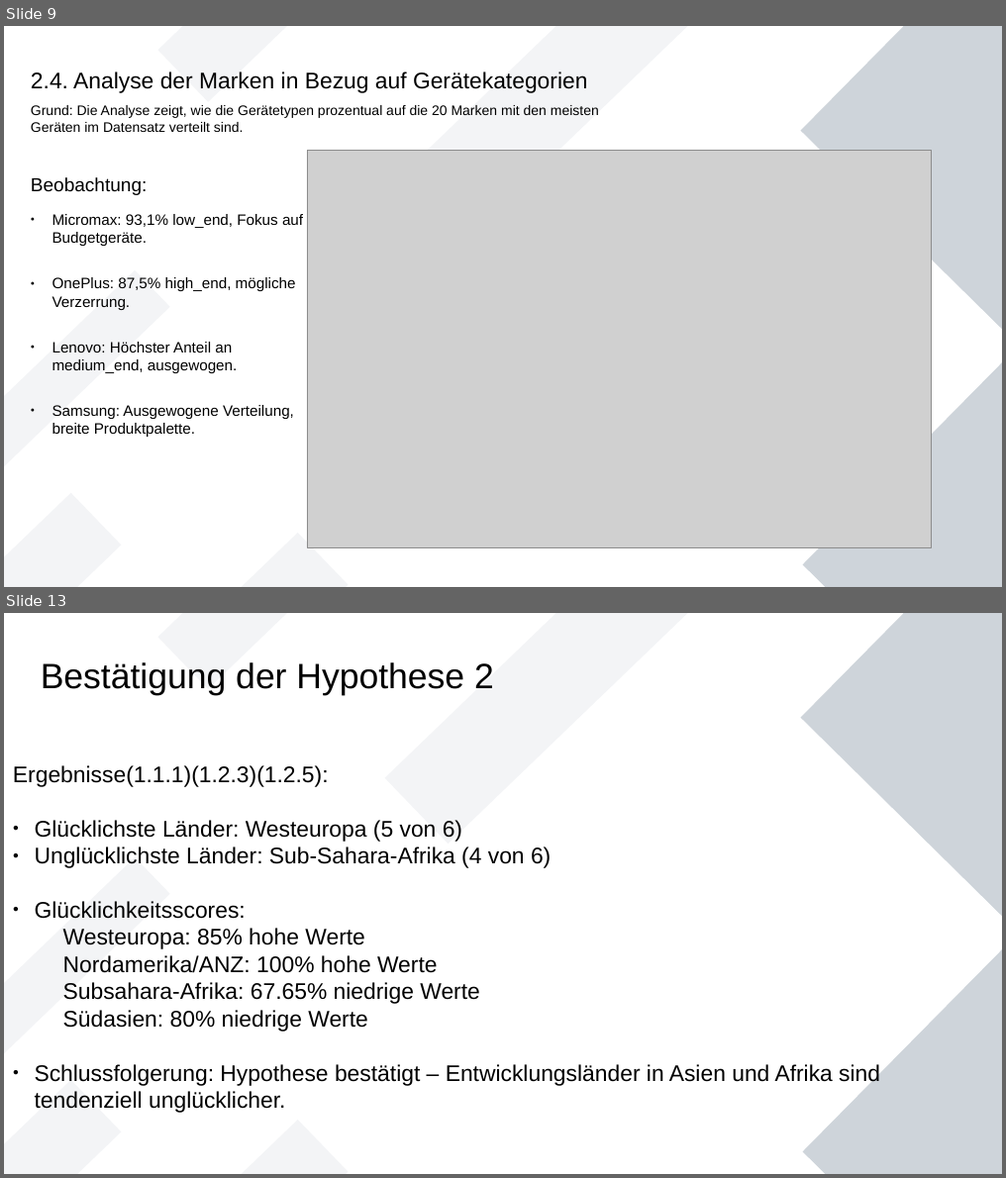
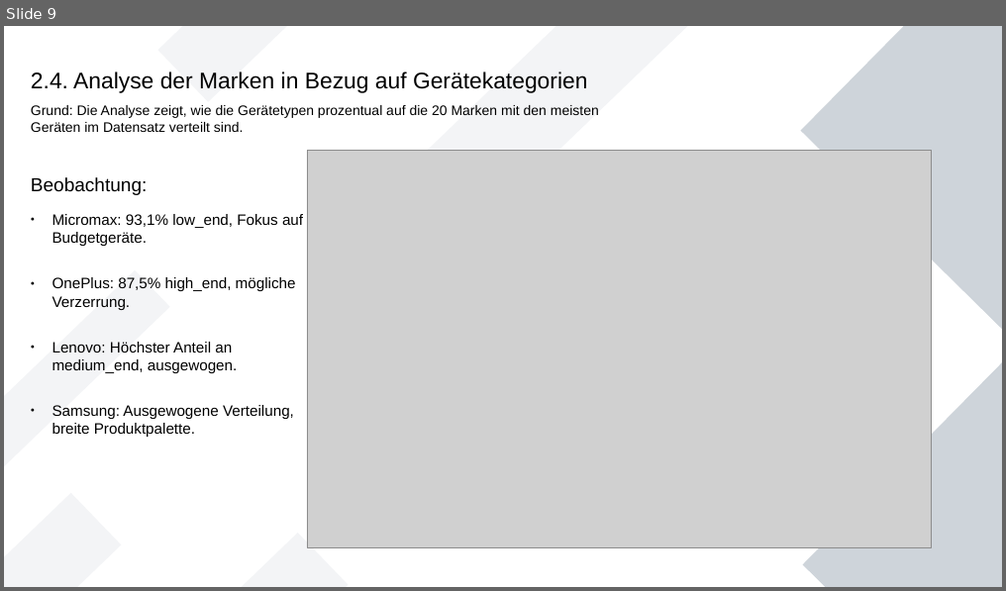
Before and after one commit to RealChoki/HTW-Notes, a slide deck: Semester 4/Ki werkstatt/phones_analysis.odp. Shown one above the other, each under a label of ours: slides 9 and 13 before the commit, slide 9 after it; the slides between them are not shown. The pictures are 1006x1178 and 1006x591 pixels, drawn with LibreOffice and Linux fonts; fonts in the diff are those of the drawing; grey boxes stand for pictures. Boxes give left, top, right and bottom in pixels: in the first picture for what was removed or moved away, otherwise in the second. Text is boxed around its words. In the diff, an @@ line names an element or a change of style, - is before the commit and + after.

```diff
--- a/Semester 4/Ki werkstatt/phones_analysis.odp
+++ b/Semester 4/Ki werkstatt/phones_analysis.odp
@@ slide 13 removed at (4,613,1002,1174), background #FFFFFF; not listed: 7 template elements that a slide beside it also shows @@
@@ text removed at (41,663,494,695) @@
-Bestätigung der Hypothese 2
@@ text removed at (13,765,880,1109) @@
-Ergebnisse(1.1.1)(1.2.3)(1.2.5):
-● Glücklichste Länder: Westeuropa (5 von 6)
-● Unglücklichste Länder: Sub-Sahara-Afrika (4 von 6)
-● Glücklichkeitsscores:
-Westeuropa: 85% hohe Werte
-Nordamerika/ANZ: 100% hohe Werte
-Subsahara-Afrika: 67.65% niedrige Werte
-Südasien: 80% niedrige Werte
-● Schlussfolgerung: Hypothese bestätigt – Entwicklungsländer in Asien und Afrika sind tendenziell unglücklicher.
```
Also in this commit, not shown: 1 slide changed, 6 slides added, 12 other slides removed, 1 other file.
